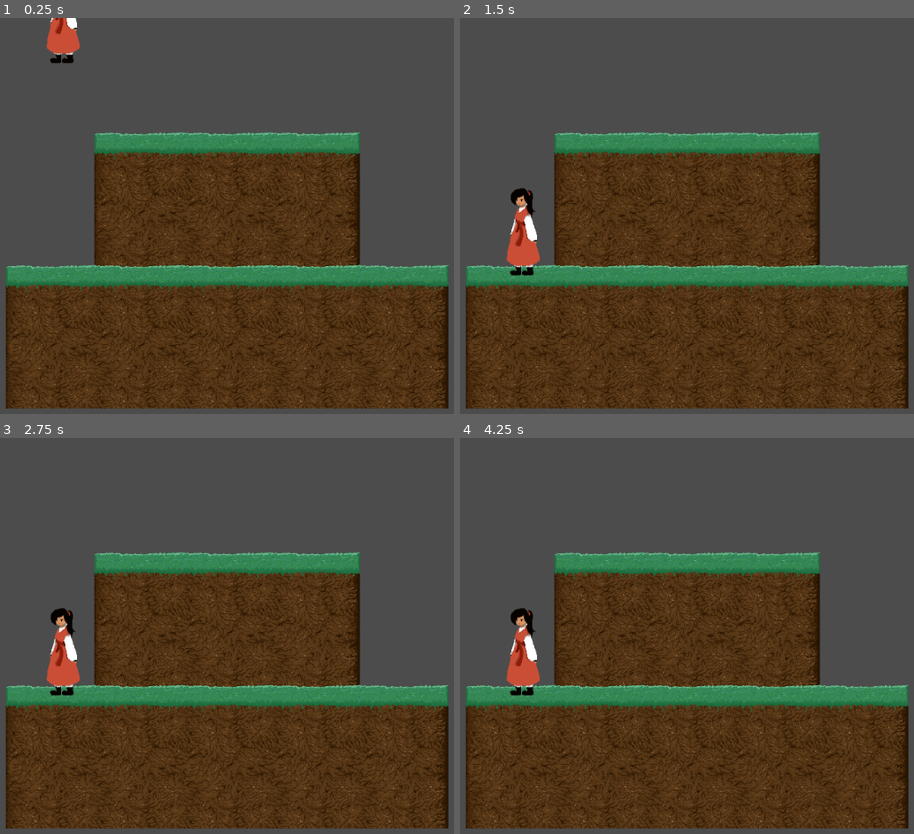
Above: before the commit, frames 1-4 (two rows, left to right).
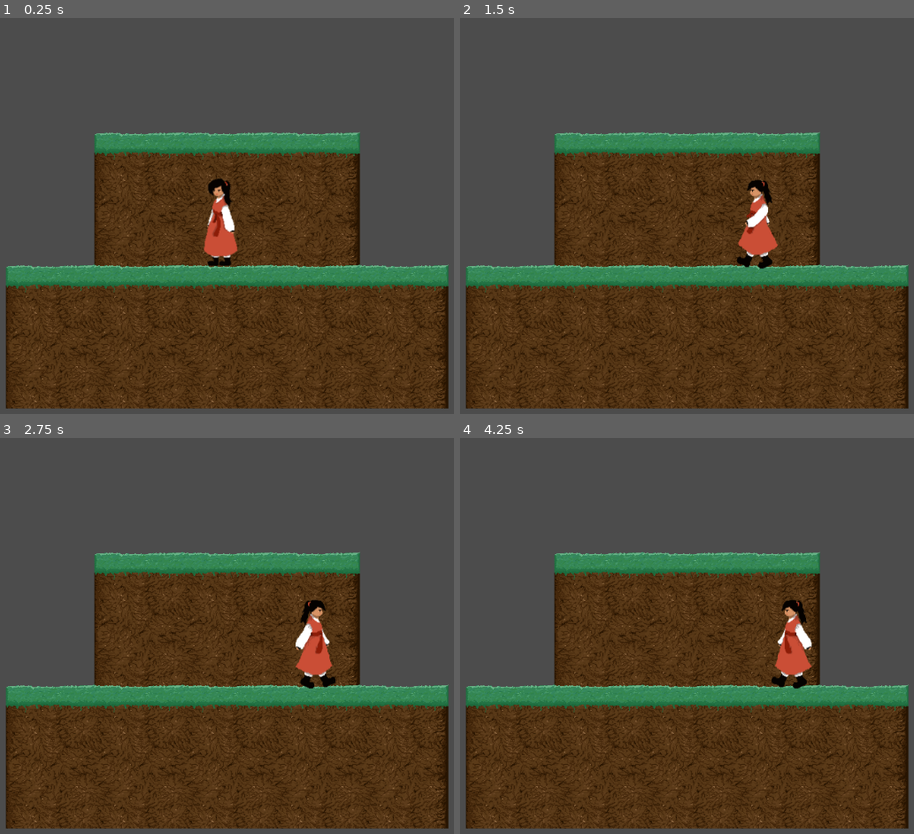
Above: after the commit, the same moments.

Repository: tacocube/karma
Game: Godot game, scene res://scenes/Main/Main.tscn
The game is run twice, just before and just after one commit, with the same random seed, the same clock (stepped at 60 frames per second) and the same inputs.
Inputs:
- Up to frame 1 (0.25 s): no input
- Up to frame 2 (1.5 s): hold Right (ui_right) 0.53-1.28 s; hold Left (ui_left) from 1.28 s (still down)
- Up to frame 3 (2.75 s): release Left (ui_left) at 2.03 s; hold Right (ui_right) from 2.03 s (still down)
- Up to frame 4 (4.25 s): release Right (ui_right) at 3.53 s; hold Left (ui_left) from 3.53 s (still down)

The runs differ from the first frame. In frame 1, 1.8% of the frame differs, in the area x 10-53%, y 0-63%; in frame 2, 2.2%; in frame 3, 2.3%, in the area x 10-75%, y 40-66%; in frame 4, 2.3%.

Commit message:
Animation Changed
- Moved to Script

Diff:
--- /dev/null
+++ b/characters/Sasa/KinematicBody2D.gd
@@ -0,0 +1,29 @@
+extends KinematicBody2D
+
+onready var anim = get_node("sasa_anim")
+
+const GRAVITY = 0
+const WALK_SPEED = 200
+
+var velocity = Vector2()
+
+func _physics_process(delta):
+	velocity.y += delta * GRAVITY
+
+	if Input.is_action_pressed("ui_left"):
+		velocity.x = -WALK_SPEED
+		get_node("sasa_anim").set_flip_h(false)
+		anim.play("walk")
+	elif Input.is_action_pressed("ui_right"):
+		velocity.x =  WALK_SPEED
+		get_node("sasa_anim").set_flip_h(true)
+		anim.play("walk")
+	else:
+		anim.play("idle")
+		velocity.x = 0
+
+    # We don't need to multiply velocity by delta because MoveAndSlide already takes delta time into account.
+
+    # The second parameter of move_and_slide is the normal pointing up.
+    # In the case of a 2d platformer, in Godot upward is negative y, which translates to -1 as a normal.
+	move_and_slide(velocity, Vector2(0, -1))
--- a/characters/Sasa/Sasa.tscn
+++ b/characters/Sasa/Sasa.tscn
@@ -1,17 +1,12 @@
-[gd_scene load_steps=5 format=2]
+[gd_scene load_steps=12 format=2]
 
-[ext_resource path="res://characters/Sasa/textures/sasa_idle_1.png" type="Texture" id=1]
-[ext_resource path="res://characters/Sasa/textures/sasa_idle_2.png" type="Texture" id=2]
-
-
-[sub_resource type="SpriteFrames" id=1]
-
-animations = [ {
-"frames": [ ExtResource( 1 ), ExtResource( 2 ) ],
-"loop": true,
-"name": "idle",
-"speed": 5.0
-} ]
+[ext_resource path="res://characters/Sasa/KinematicBody2D.gd" type="Script" id=1]
+[ext_resource path="res://characters/Sasa/textures/sasa_idle_1.png" type="Texture" id=2]
+[ext_resource path="res://characters/Sasa/textures/sasa_idle_2.png" type="Texture" id=3]
+[ext_resource path="res://characters/Sasa/textures/sasa_walk-1.png" type="Texture" id=4]
+[ext_resource path="res://characters/Sasa/textures/sasa_walk-2.png" type="Texture" id=5]
+[ext_resource path="res://characters/Sasa/textures/sasa_walk-3.png" type="Texture" id=6]
+[ext_resource path="res://characters/Sasa/textures/sasa_walk-4.png" type="Texture" id=7]
 
 [sub_resource type="CapsuleShape2D" id=2]
 
@@ -19,12 +14,39 @@
 radius = 22.0434
 height = 83.6294
 
+[sub_resource type="GDScript" id=4]
+
+script/source = ""
+
+[sub_resource type="SpriteFrames" id=1]
+
+animations = [ {
+"frames": [ ExtResource( 2 ), ExtResource( 3 ) ],
+"loop": true,
+"name": "idle",
+"speed": 2.0
+}, {
+"frames": [ ExtResource( 4 ), ExtResource( 5 ), ExtResource( 6 ), ExtResource( 7 ) ],
+"loop": true,
+"name": "walk",
+"speed": 5.0
+} ]
+script = SubResource( 4 )
+
+[sub_resource type="CapsuleShape2D" id=3]
+
+custom_solver_bias = 0.0
+radius = 10.0
+height = 106.202
+
 [node name="Sasa" type="Node2D" index="0"]
 
 _sections_unfolded = [ "Transform" ]
 
 [node name="RigidBody2D" type="RigidBody2D" parent="." index="0"]
 
+editor/display_folded = true
+visible = false
 input_pickable = false
 collision_layer = 1
 collision_mask = 1
@@ -44,11 +66,26 @@
 angular_velocity = 0.0
 angular_damp = -1.0
 
-[node name="AnimatedSprite" type="AnimatedSprite" parent="RigidBody2D" index="0"]
+[node name="CollisionShape2D" type="CollisionShape2D" parent="RigidBody2D" index="0"]
+
+visible = false
+shape = SubResource( 2 )
+
+[node name="KinematicBody2D" type="KinematicBody2D" parent="." index="1"]
+
+input_pickable = false
+collision_layer = 1
+collision_mask = 1
+collision/safe_margin = 0.08
+script = ExtResource( 1 )
+
+[node name="sasa_anim" type="AnimatedSprite" parent="KinematicBody2D" index="0"]
 
 frames = SubResource( 1 )
 animation = "idle"
 
-[node name="CollisionShape2D" type="CollisionShape2D" parent="RigidBody2D" index="1"]
+[node name="CollisionShape2D" type="CollisionShape2D" parent="KinematicBody2D" index="1"]
 
-shape = SubResource( 2 )
+position = Vector2( -0.32802, 0 )
+scale = Vector2( 2.10075, 1 )
+shape = SubResource( 3 )
--- a/scenes/Main/Main.tscn
+++ b/scenes/Main/Main.tscn
@@ -3,7 +3,7 @@
 [ext_resource path="res://tilesets/tileset1/tileset1.tres" type="TileSet" id=1]
 [ext_resource path="res://characters/Sasa/Sasa.tscn" type="PackedScene" id=2]
 
-[node name="Node2D" type="Node2D" index="0"]
+[node name="Node2D" type="Node2D"]
 
 position = Vector2( -20, 10 )
 
@@ -29,7 +29,7 @@
 
 [node name="Sasa" parent="." index="1" instance=ExtResource( 2 )]
 
-position = Vector2( 82, -650 )
+position = Vector2( 309.608, -333.459 )
 
 [node name="MainCam" type="Camera2D" parent="." index="2"]
 
Binary file added: characters/Sasa/textures/sasa_walk-1.png
Not shown, added: characters/Sasa/textures/sasa_walk-1.png.import
Binary file added: characters/Sasa/textures/sasa_walk-2.png
Not shown, added: characters/Sasa/textures/sasa_walk-2.png.import
Binary file added: characters/Sasa/textures/sasa_walk-3.png
Not shown, added: characters/Sasa/textures/sasa_walk-3.png.import
Binary file added: characters/Sasa/textures/sasa_walk-4.png
Not shown, added: characters/Sasa/textures/sasa_walk-4.png.import
